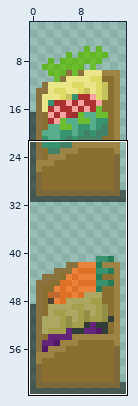
Edited in one commit: pixel-art sprite (Assets/Sprites/Shop/fruitveg.png). The picture above shows the old version from afar; the outline marks the close-up.
Close-up. Before the commit:
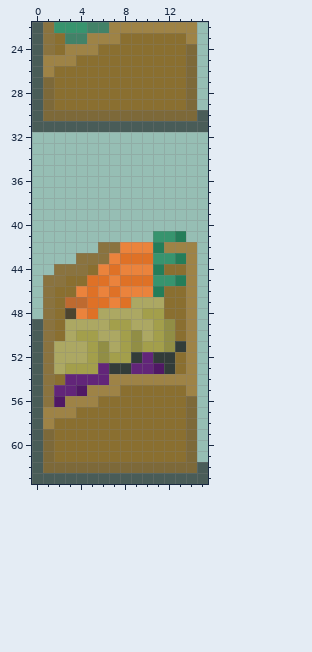
The file is 16x64 pixels. Shown: x 0..15, y 22..63. The wide view leaves out empty margins.
Once edited:
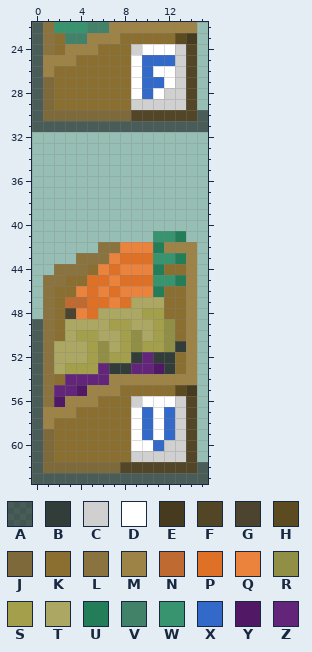
Palette (. is transparent): A #00000083  B #323c39  C #d0d0d0  D #ffffff  E #463a1f  F #534626  G #4d442f  H #5c4a20  J #7d6939  K #8a6f30  L #8a733f  M #9e8346  N #be6a30  P #df7126  Q #eb833c  R #918e45  S #a39f4b  T #aca863  U #247d59  V #428268  W #37946e  X #336aca  Y #501865  Z #622579
The edit:
The edit turns colour K into colour C in row 24 at x 9 and 13; in rows 25 to 27 at x 13; in row 28 at x 12 to 13; in row 29 at x 9 to 13; in row 56 at x 9 and 13; in rows 57 to 59 at x 13.
The edit turns colour K into colour C in row 60 at x 12 to 13; in row 61 at x 9 to 13.
The edit turns colour K into colour D in row 24 at x 10 to 12; in row 25 at x 9; in row 26 at x 9 and 11 to 12; in row 27 at x 9 and 12; in row 28 at x 9 and 11; in row 56 at x 10 to 12.
The edit turns colour K into colour D in rows 57 to 59 at x 9 and 11; in row 60 at x 9 to 10.
The edit turns colour M into colour E in row 23 at x 14; in row 55 at x 14.
The edit turns colour J into colour F in rows 24 to 29 at x 14; in row 30 at x 9 to 14; in rows 56 to 61 at x 14; in row 62 at x 8 to 14.
The edit turns colour K into colour H in row 23 at x 13; in row 55 at x 13.
The edit turns colour K into colour X in row 25 at x 10 to 12; in row 26 at x 10; in row 27 at x 10 to 11; in row 28 at x 10; in rows 57 to 59 at x 10 and 12; in row 60 at x 11.
Pixel boxes of the changes (left, top, right, bottom) in both close-ups:
changed: (131, 33, 197, 121)
changed: (120, 385, 197, 473)
